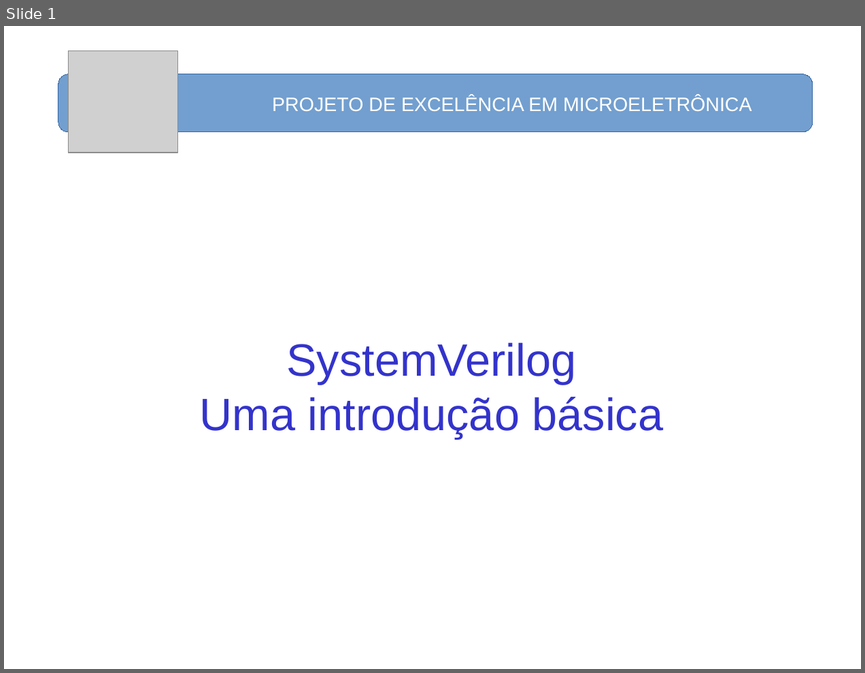
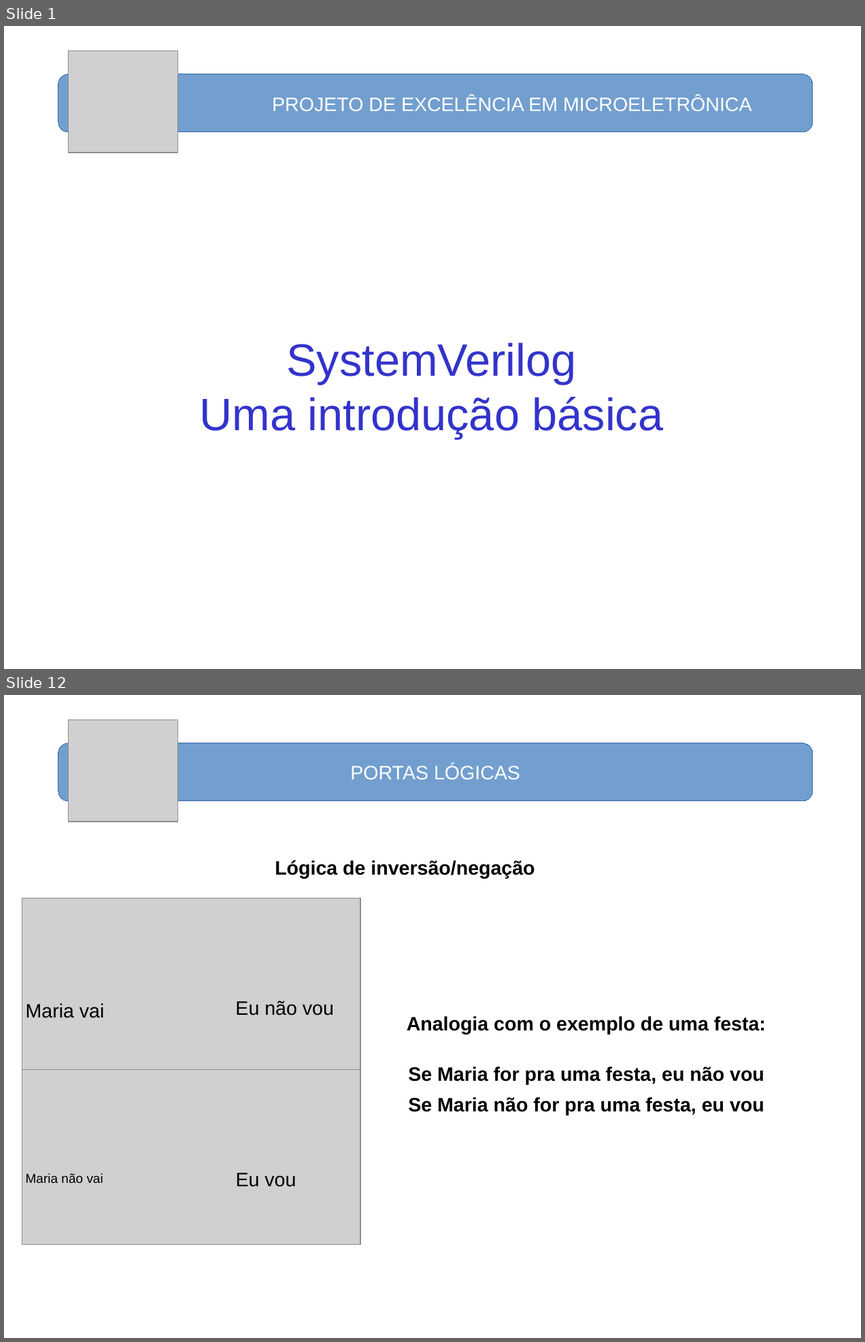
Before and after one commit to nelsoncsc/basicSV, a slide deck: docs/basicSV.odp. Shown one above the other, each under a label of ours: slide 1 before the commit, slides 1 and 12 after it; the slides between them are not shown. The pictures are 865x673 and 865x1342 pixels, drawn with LibreOffice and Linux fonts; fonts in the diff are those of the drawing; grey boxes stand for pictures. Boxes give left, top, right and bottom in pixels: in the first picture for what was removed or moved away, otherwise in the second. Text is boxed around its words. In the diff, an @@ line names an element or a change of style, - is before the commit and + after.

```diff
--- a/docs/basicSV.odp
+++ b/docs/basicSV.odp
@@ slide 12 added at (4,695,861,1338), background #FFFFFF @@
@@ picture added at (68,720,177,821) @@
@@ rounded rectangle added at (58,743,813,800), fill #729FCF, outline #3465A4 0 pt, 18 pt, text #FFFFFF @@
+PORTAS LÓGICAS
@@ text added at (275,860,534,878), 18 pt, text #000000, bold @@
+Lógica de inversão/negação
@@ picture added at (22,898,361,1072) @@
@@ rounded rectangle added at (51,906,813,1202), outline #FFFFFF 0 pt @@
@@ text added at (235,1000,334,1015), 18 pt, text #000000 @@
+Eu não vou
@@ text added at (26,1003,104,1018), 18 pt, text #000000 @@
+Maria vai
@@ text added at (407,1016,766,1034), 18 pt, text #000000, bold @@
+Analogia com o exemplo de uma festa:
@@ picture added at (22,1070,361,1244) @@
@@ text added at (408,1066,764,1084), 18 pt, text #000000, bold @@
+Se Maria for pra uma festa, eu não vou
@@ text added at (408,1097,764,1115), 18 pt, text #000000, bold @@
+Se Maria não for pra uma festa, eu vou
@@ text added at (26,1173,103,1183), 12 pt, text #000000 @@
+Maria não vai
@@ text added at (236,1172,296,1187), 18 pt, text #000000 @@
+Eu vou
```
Also in this commit, not shown: 1 slide changed, 20 other slides added.
